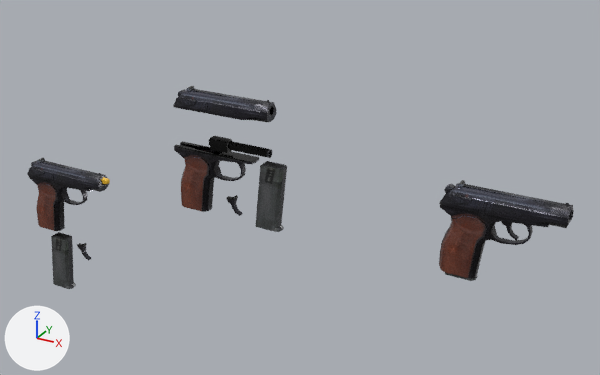
Renders of the FBX model ArcticDinoShooter/Assets/Models/gun/pistol3.fbx from each side of a commit.
The view is the same before and after, from a 50 mm camera at (1.268, -1.235, 0.711) aimed at (0.548, 0.073, 0.057). Arrows for +X, +Y and +Z are at lower left; the lights stay in place. Where no turn or scale is listed for an object, it has been applied to the vertices.

In view in the first picture: 'затвор', 'затвор.001', 'курок', 'курок.001', 'магазин', 'магазин.001', 'пулька', 'статичный', 'ствол', 'ствол.001'.
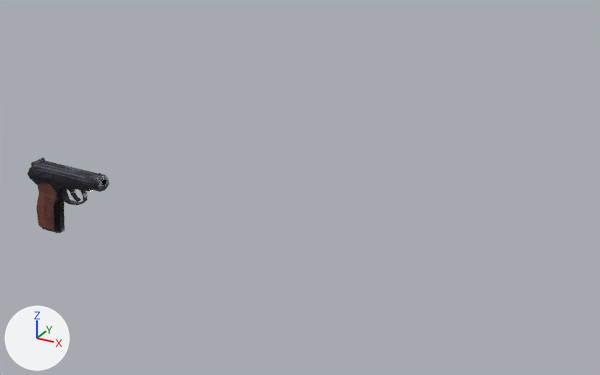
The newer file is also turned or shifted as a whole; pictures and numbers use the older file's frame.

Boxes (x1, y1, x2, y2) around the edits, measured in the pictures (600 x 375 px):
'статичный', deleted: before (439, 180, 574, 281)
'ствол.001', deleted: before (174, 136, 272, 212)
'затвор.001', deleted: before (173, 86, 276, 122)
'магазин.001', deleted: before (256, 161, 287, 232)
'магазин', mesh moved: before (51, 232, 76, 289); after (42, 228, 65, 233)
'курок', mesh moved: before (77, 243, 91, 260); after (67, 188, 81, 202)
'курок.001', deleted: before (226, 195, 242, 216)
'пулька', deleted: before (101, 177, 110, 184)

The change, as a diff of the scene's bpy script:
```diff
--- a/ArcticDinoShooter/Assets/Models/gun/pistol3.fbx.py
+++ b/ArcticDinoShooter/Assets/Models/gun/pistol3.fbx.py
@@ me_cube_015 @@
 me_cube_015.from_pydata(...)  # 28 vertices, 52 faces; spans x -0.0005..0.031, y -0.0047..0.0047, z -0.0572..-0.0175
 # used by ob_курок; location = (0.012, 0.0, -0.144)
+# me_cube_015 part 1: the whole mesh is moved by (-0.012, 0.0, 0.1438)
 me_cube_015.materials.append(mat_pist)
@@ me_cube_018 @@
 me_cube_018.from_pydata(...)  # 33 vertices, 62 faces; spans x -0.0832..-0.023, y -0.0121..0.0121, z -0.1475..-0.0166
 # used by ob_магазин; location = (0.012, 0.0, -0.144)
+# me_cube_018 part 2: the whole mesh is moved by (-0.012, 0.0, 0.1438)
 me_cube_018.materials.append(mat_pist)
@@ ob_ствол_001 @@
-ob_ствол_001 = bpy.data.objects.new('ствол.001', me_cube_023)
-ob_ствол_001.location = (0.415, 0.0, 0.144)
@@ ob_пулька @@
-ob_пулька = bpy.data.objects.new('пулька', me_cube_020)
-ob_пулька.location = (0.108, 0.0, 0.009)
@@ ob_статичный @@
-ob_статичный = bpy.data.objects.new('статичный', me_cube_021)
-ob_статичный.location = (0.964, 0.0, 0.144)
@@ ob_курок_001 @@
-ob_курок_001 = bpy.data.objects.new('курок.001', me_cube_017)
-ob_курок_001.location = (0.426, 0.0, 0.064)
@@ ob_магазин_001 @@
-ob_магазин_001 = bpy.data.objects.new('магазин.001', me_cube_019)
-ob_магазин_001.location = (0.581, 0.0, 0.144)
@@ ob_затвор_001 @@
-ob_затвор_001 = bpy.data.objects.new('затвор.001', me_cube_014)
-ob_затвор_001.location = (0.422, 0.0, 0.228)
```
